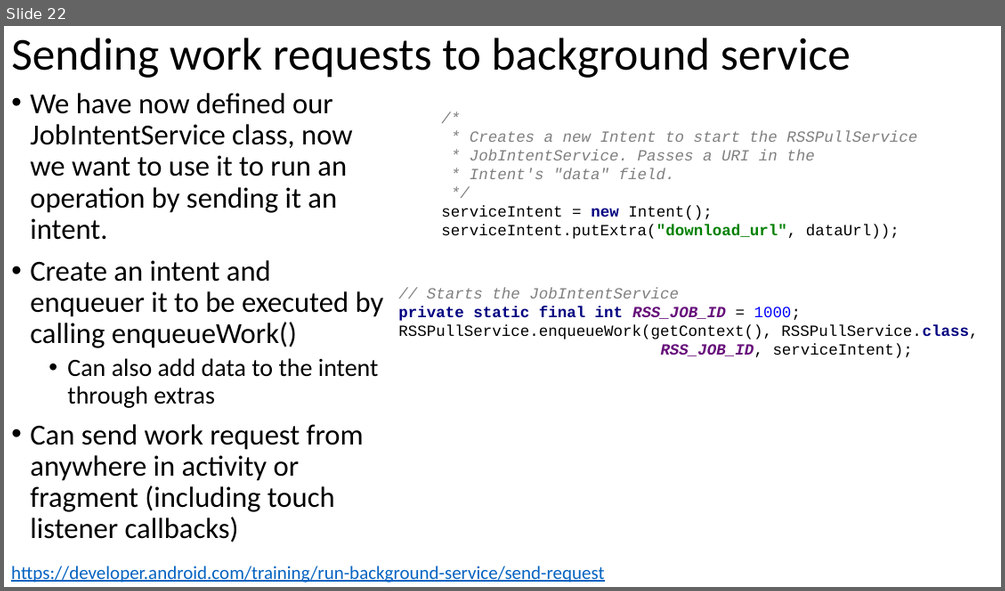
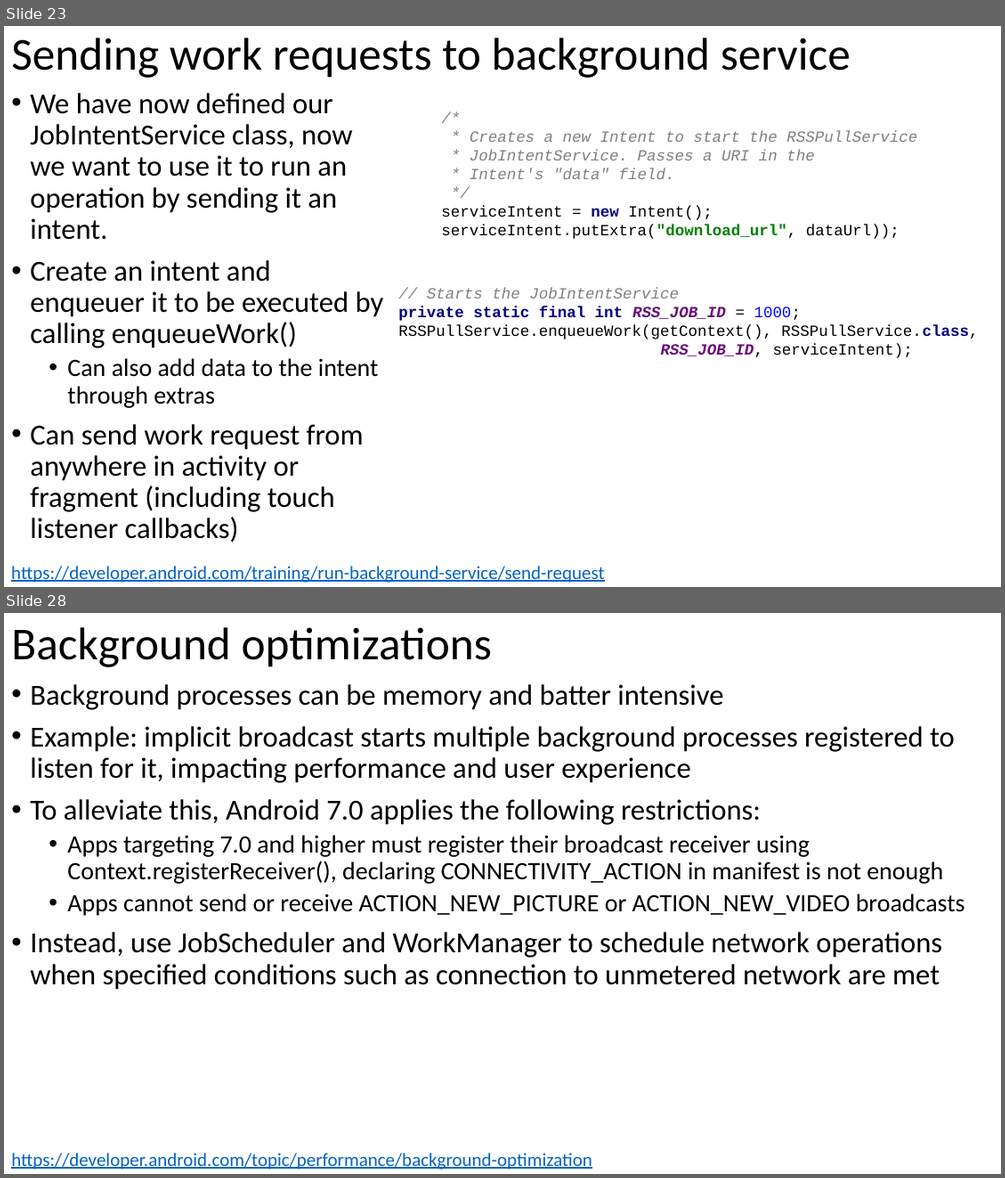
Before and after one commit to russellu/cs230, a slide deck: Lecture_08.pptx. Shown one above the other, each under a label of ours: slide 22 before the commit, slides 23 and 28 after it; the slides between them are not shown. The pictures are 1005x591 and 1005x1178 pixels, drawn with LibreOffice and Linux fonts; fonts in the diff are those of the drawing. Boxes give left, top, right and bottom in pixels: in the first picture for what was removed or moved away, otherwise in the second. Text is boxed around its words. In the diff, an @@ line names an element or a change of style, - is before the commit and + after.

```diff
--- a/Lecture_08.pptx
+++ b/Lecture_08.pptx
@@ slide 28 added at bbox=[4, 613, 1001, 1174], background #FFFFFF @@
@@ title added at bbox=[11, 627, 492, 667], 44 pt, text #000000 @@
+Background optimizations
@@ text added at bbox=[30, 684, 965, 989], 28 pt, text #000000 @@
+• Background processes can be memory and batter intensive
+• Example: implicit broadcast starts multiple background processes registered to listen for it, impacting performance and user experience
+• To alleviate this, Android 7.0 applies the following restrictions:
+  • Apps targeting 7.0 and higher must register their broadcast receiver using Context.registerReceiver(), declaring CONNECTIVITY_ACTION in manifest is not enough
+  • Apps cannot send or receive ACTION_NEW_PICTURE or ACTION_NEW_VIDEO broadcasts
+• Instead, use JobScheduler and WorkManager to schedule network operations when specified conditions such as connection to unmetered network are met
@@ text added at bbox=[11, 1152, 592, 1169], 18 pt, text #0563C1, underline @@
+https://developer.android.com/topic/performance/background-optimization
@@ what was slide 22 is now slide 23 @@
```
Also in this commit, not shown: 6 slides changed, 4 other slides added, 1 slide removed.
